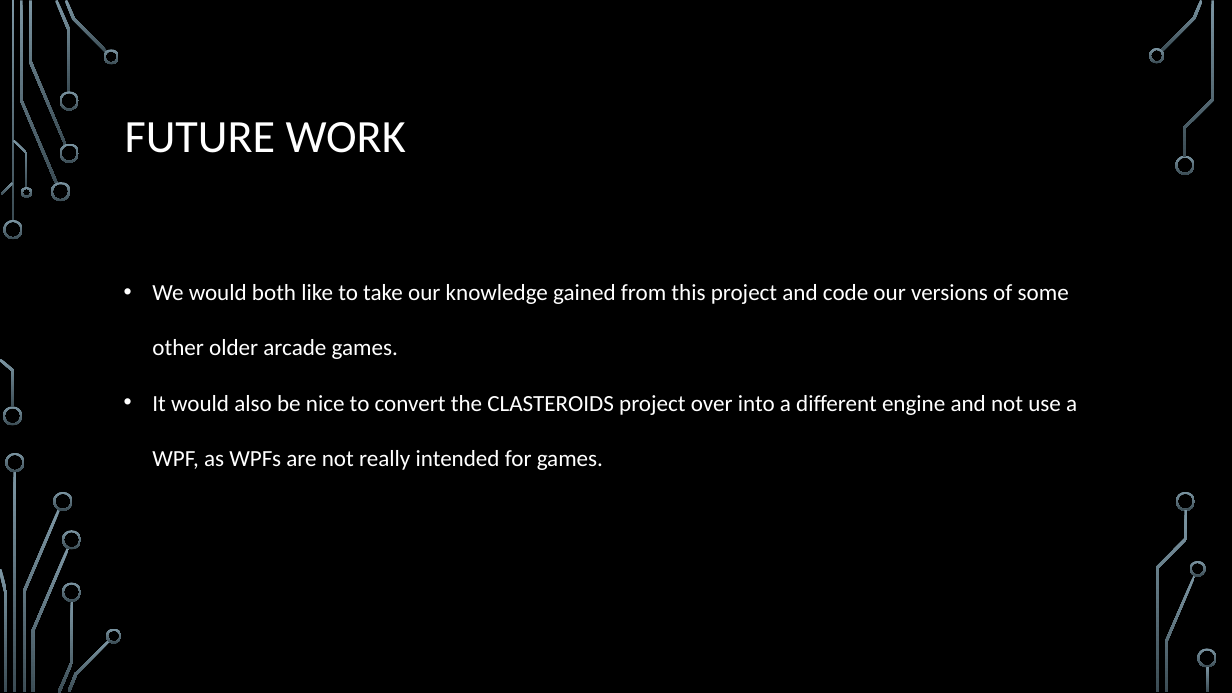
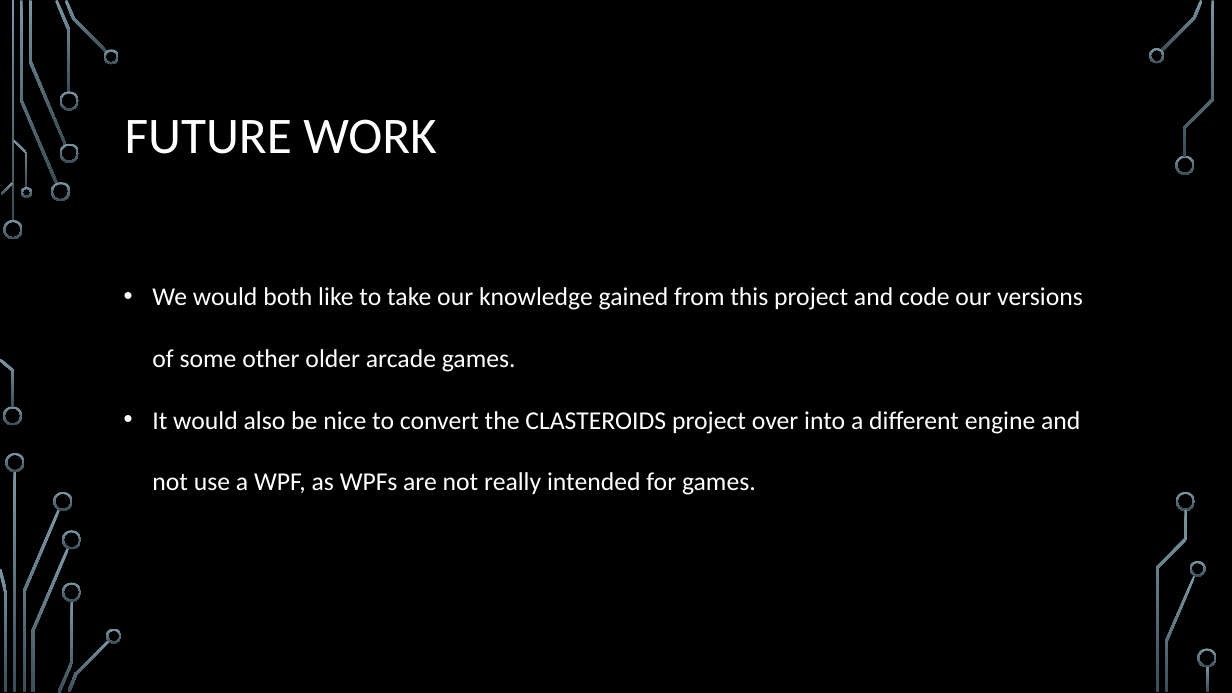
Before and after one commit to phiglump/Asteroids, a slide deck: slide 7 of CLASTEROIDS Powerpoint.pptx. Drawn at 1232x693 pixels with LibreOffice and Linux fonts; fonts in the diff are those of the drawing; background and template pictures are left out. Boxes give left, top, right and bottom in pixels: in the first picture for what was removed or moved away, otherwise in the second. Text is boxed around its words. In the diff, an @@ line names an element or a change of style, - is before the commit and + after.

```diff
--- a/CLASTEROIDS Powerpoint.pptx
+++ b/CLASTEROIDS Powerpoint.pptx
@@ title "FUTURE WORK" at <box>125,119,436,154</box>: size 36 to 40 pt @@
@@ text "We would both like to ..." at <box>152,287,1083,495</box>: size 18 to 20 pt @@
```
Also in this commit, not shown: 5 other slides changed.
